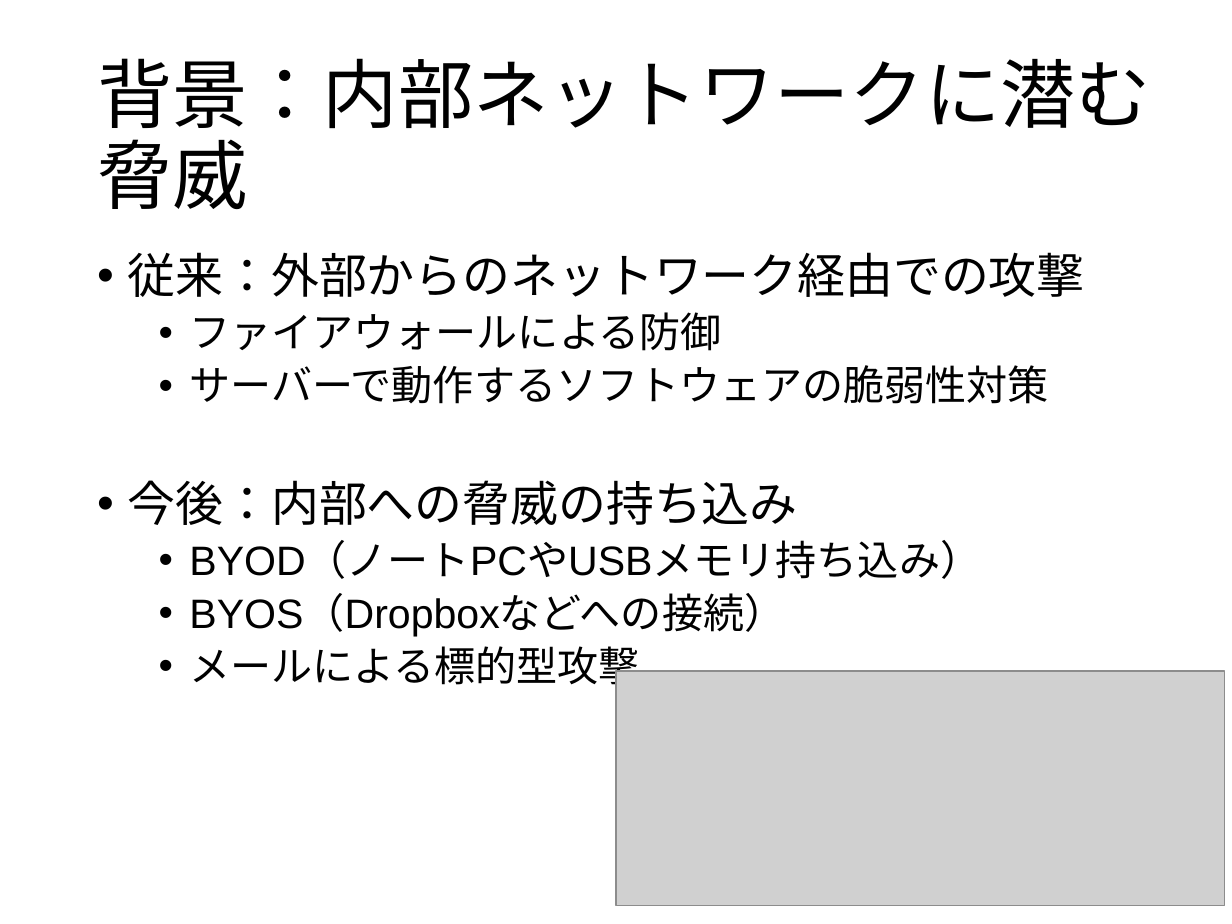
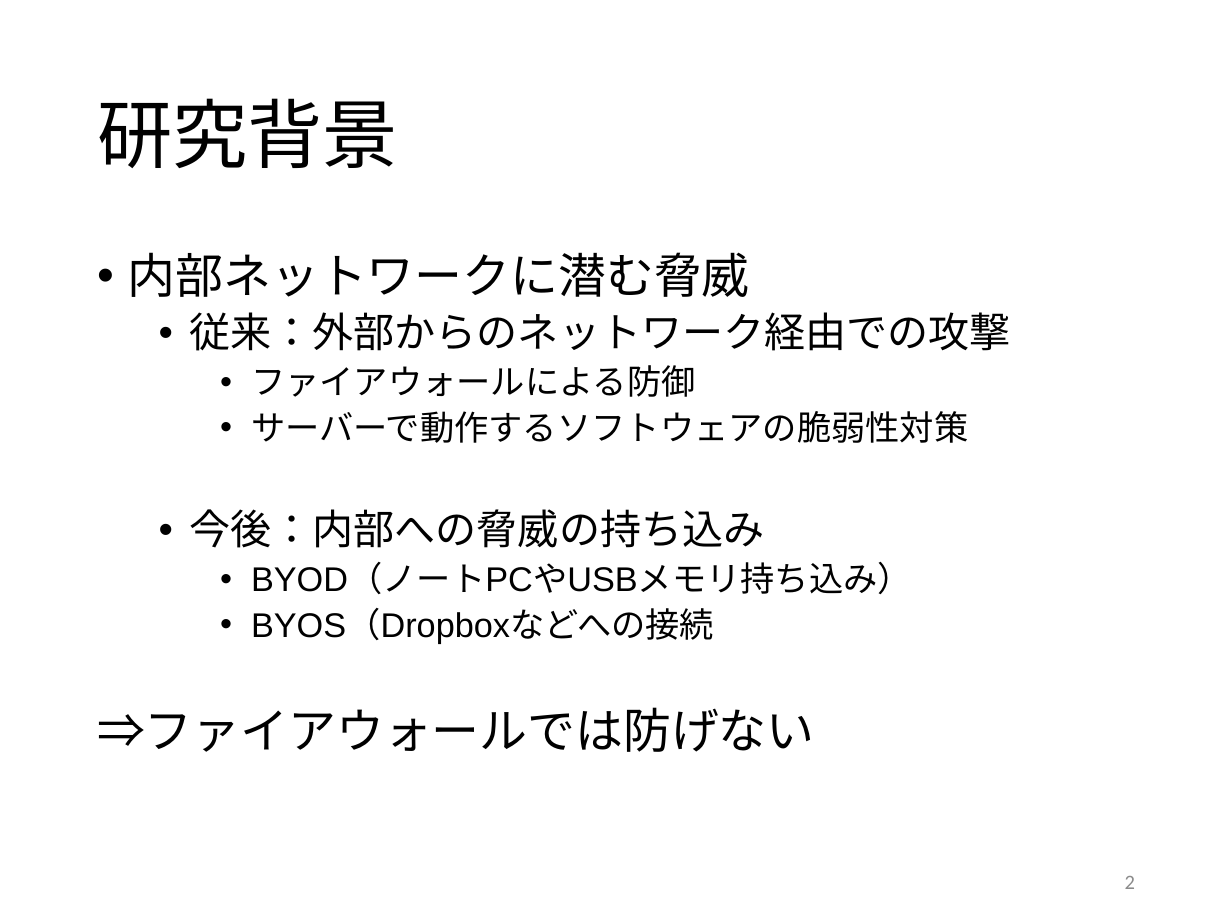
Before and after one commit to Kotaro-MOTOYOSHI/-, a slide deck: slide 2 of PresentationSlide.pptx (slide 4 before the commit). Drawn at 1232x924 pixels with LibreOffice and Linux fonts; fonts in the diff are those of the drawing; grey boxes stand for pictures. Boxes give left, top, right and bottom in pixels: in the first picture for what was removed or moved away, otherwise in the second. Text is boxed around its words. In the diff, an @@ line names an element or a change of style, - is before the commit and + after.

```diff
--- a/PresentationSlide.pptx
+++ b/PresentationSlide.pptx
@@ title at [97, 98, 398, 168]: text changed; font Calibri to Arial @@
-背景：内部ネットワークに潜む脅威
+研究背景
@@ text at [128, 252, 750, 297]: paragraph added @@
+• 内部ネットワークに潜む脅威
@@ text at [189, 312, 1010, 594]: size 28 to 24 pt in "従来：外部からのネットワーク経由での攻撃", "今後：内部への脅威の持ち込み"; size 24 to 20 pt in "ファイアウォールによる防御", "サーバーで動作するソフトウェアの脆弱性対策", "BYOD（ノートPCやUSBメモリ持ち込み）"; list level 1 to 2 in "従来：外部からのネットワーク経由での攻撃"; list level 2 to 3 in "ファイアウォールによる防御"; list level 2 to 3 in "サーバーで動作するソフトウェアの脆弱性対策"; list level 1 to 2 in "今後：内部への脅威の持ち込み"; list level 2 to 3 in "BYOD（ノートPCやUSBメモリ持ち込み）" @@
@@ text at [97, 609, 815, 752]: text changed; size 24 to 20 pt @@
-  • BYOS（Dropboxなどへの接続）
-  • メールによる標的型攻撃
+    • BYOS（Dropboxなどへの接続
+⇒ファイアウォールでは防げない
@@ picture removed at [616, 671, 1225, 907] @@
@@ page number added at [1125, 876, 1135, 889], 12 pt, text #8C8C8C @@
+2
```
Also in this commit, not shown: 4 slides added, 2 slides removed, 2 other files.
